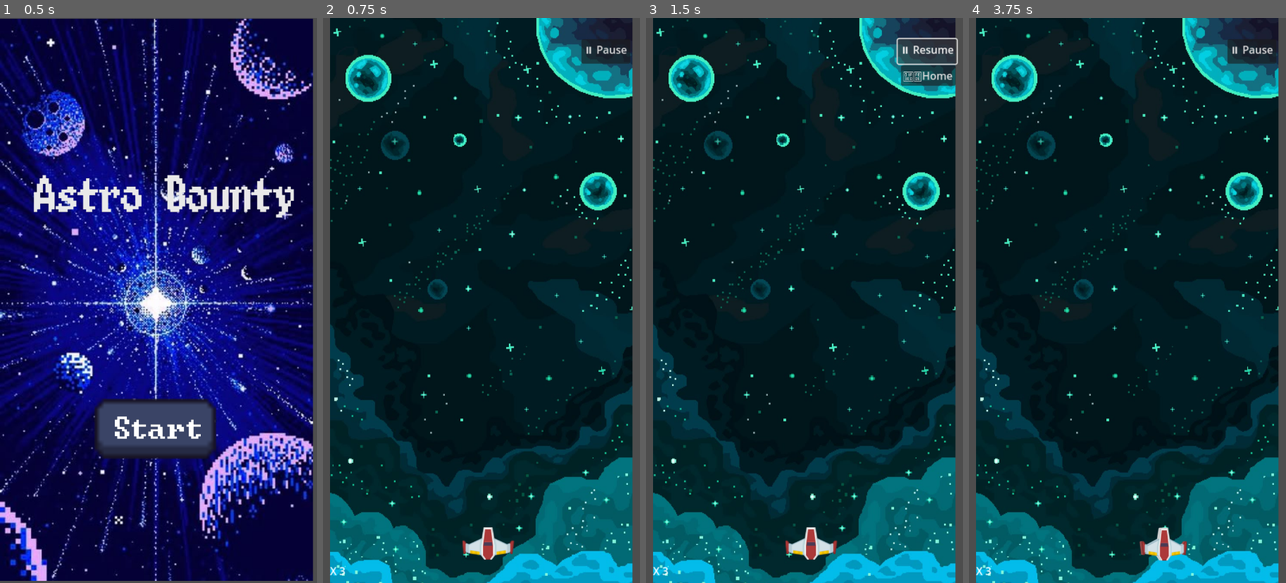
Above: before the commit, frames 1-4 (left to right).
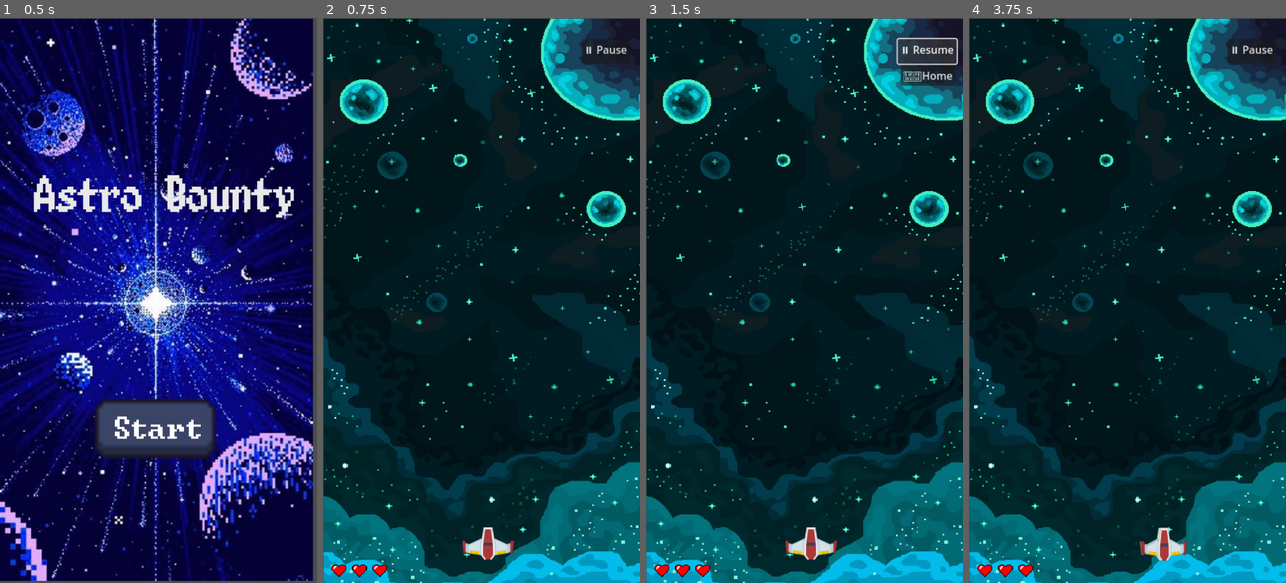
Above: after the commit, the same moments.

Repository: musadoverao69/DDJD
Game: Godot game, scene res://Scenes/Menu.tscn
Two runs of this game, one before a commit and one after it. Both use one fixed random seed, a clock stepped at 60 frames per second and the inputs below.
Inputs (mouse positions are in pixels of both pictures, inside the frame that each line leads up to):
- Up to frame 1 (0.5 s): no input
- Up to frame 2 (0.75 s): click (478, 430) at 0.5 s
- Up to frame 3 (1.5 s): click "⏸ Pause" at 1.25 s
- Up to frame 4 (3.75 s): click "🏠︎Home" at 2 s; click (1124, 430) at 2.75 s; tap Enter at 3.5 s; hold Right (ui_right) from 3.53 s (still down)

Frame 1 is identical in both runs. In frame 2, 18% of the frame differs, in the area x 0-100%, y 0-100%; in frame 3, 17%; in frame 4, 18%.

Commit message:
fixed bug

Diff:
--- a/Scenes/Main.tscn
+++ b/Scenes/Main.tscn
@@ -6,18 +6,19 @@
 [ext_resource type="Texture2D" uid="uid://bdingj2rutr0n" path="res://Textures/Background.jpg" id="3_t6k68"]
 [ext_resource type="Texture2D" uid="uid://bs3vb325a3xp1" path="res://Textures/player_sheet.png" id="5_ageo2"]
 [ext_resource type="Script" path="res://hud.gd" id="6_ji0j8"]
+[ext_resource type="Texture2D" uid="uid://cuxgksg2sewjj" path="res://Textures/Heart.png" id="7_4yrta"]
 
 [sub_resource type="CapsuleShape2D" id="CapsuleShape2D_fy3uk"]
-radius = 17.1215
-height = 51.9481
+radius = 25.3247
+height = 50.6494
 
 [node name="Main" type="Node2D"]
 script = ExtResource("1_tcf02")
 enemy_scene = ExtResource("2_mtbg6")
 
 [node name="Background" type="Sprite2D" parent="."]
-position = Vector2(359.214, 639.647)
-scale = Vector2(0.981, 1)
+position = Vector2(363, 668)
+scale = Vector2(1.03429, 0.951429)
 texture = ExtResource("3_t6k68")
 
 [node name="Player" type="Area2D" parent="."]
@@ -31,6 +32,7 @@
 hframes = 3
 
 [node name="CollisionShape2D" type="CollisionShape2D" parent="Player"]
+position = Vector2(-22.4719, 18.1818)
 scale = Vector2(7, 7)
 shape = SubResource("CapsuleShape2D_fy3uk")
 
@@ -78,13 +80,33 @@
 anchor_bottom = 0.994
 offset_left = 0.159999
 offset_top = 0.639893
-offset_right = -13.0
-offset_bottom = -13.3201
+offset_right = -24.0
+offset_bottom = -13.3202
 grow_vertical = 0
 scale = Vector2(1.5, 1.5)
 
+[node name="Life1" type="TextureRect" parent="HUD/LifeCounter"]
+layout_mode = 2
+texture = ExtResource("7_4yrta")
+expand_mode = 2
+stretch_mode = 4
+
+[node name="Life2" type="TextureRect" parent="HUD/LifeCounter"]
+layout_mode = 2
+texture = ExtResource("7_4yrta")
+expand_mode = 2
+stretch_mode = 4
+
+[node name="Life3" type="TextureRect" parent="HUD/LifeCounter"]
+layout_mode = 2
+texture = ExtResource("7_4yrta")
+expand_mode = 2
+stretch_mode = 4
+
 [node name="Label" type="Label" parent="HUD/LifeCounter"]
+visible = false
 layout_mode = 2
-text = "X 3"
+theme_override_colors/font_color = Color(0.999998, 0.988376, 0.986367, 1)
+text = " "
 
 [connection signal="pressed" from="HUD/HomeButton" to="." method="_on_home_button_pressed"]
--- a/main.gd
+++ b/main.gd
@@ -33,5 +33,7 @@
 
 
 func _on_home_button_pressed():
+	print("🏠 HomeButton pressionado!")  # Debug
 	get_tree().paused = false  # Despausa antes de mudar de cena
-	get_tree().change_scene_to_file("res://Scenes/Menu.tscn")  # Muda para o menu principal
+	var result = get_tree().change_scene_to_file("res://Scenes/Menu.tscn")  # Tenta mudar de cena
+	print("Mudança de cena resultado:", result)  # Debug
Not shown: 1 places in Scenes/Main.tscn that only renumber resources
